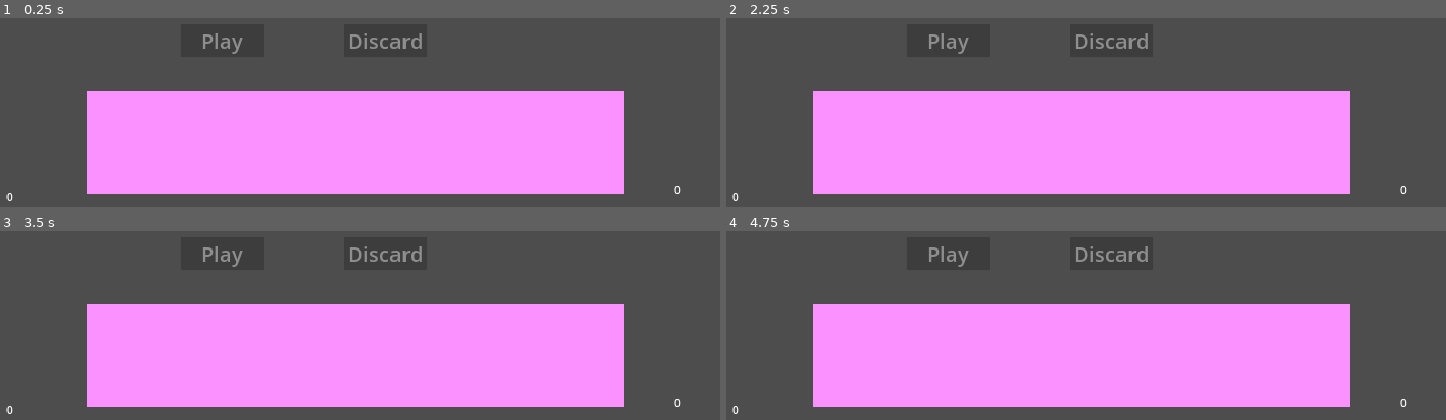
Above: before the commit, frames 1-4 (two rows, left to right).
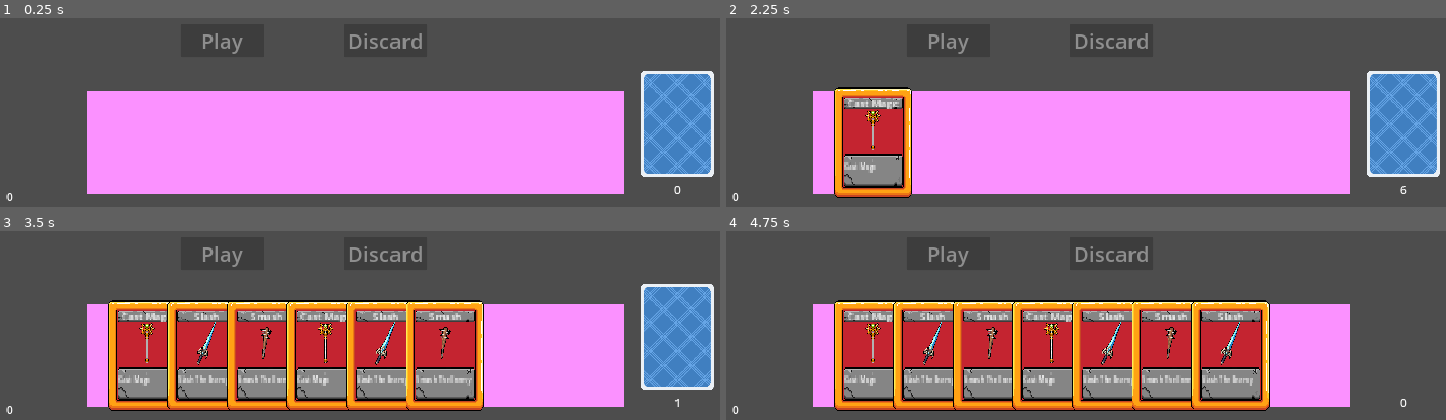
Above: after the commit, the same moments.

Repository: joverlee521/dragon-cards
Game: Godot game, scene res://scenes/card_battle/card_battle.tscn
Two runs of this game, one before a commit and one after it. Both use one fixed random seed, a clock stepped at 60 frames per second and the inputs below. The project has no main scene, so this scene is started directly.
Inputs (mouse positions are in pixels of both pictures, inside the frame that each line leads up to):
- Up to frame 1 (0.25 s): no input
- Up to frame 2 (2.25 s): tap Enter at 0.5, 2 s; move the mouse to (outside the picture) at 0.52 s; press the mouse at (outside the picture) at 0.53 s; tap Space at 1.25 s; move the mouse to (outside the picture) at 1.27 s; release the mouse at (outside the picture) at 1.28 s; click (outside the picture) at 1.35 s; move the mouse to (outside the picture) at 2.02 s; press the mouse at (outside the picture) at 2.03 s
- Up to frame 3 (3.5 s): move the mouse to (316, 291) at 2.77 s; release the mouse at (316, 291) at 2.78 s; click (316, 291) at 2.85 s
- Up to frame 4 (4.75 s): move the mouse to (1316, 268) at 3.52 s; press the mouse at (1316, 268) at 3.53 s; tap Space at 4.25 s; move the mouse to (outside the picture) at 4.27 s; release the mouse at (outside the picture) at 4.28 s; click (outside the picture) at 4.35 s

The runs differ from the first frame. In frame 1, 5.7% of the frame differs, in the area x 89-100%, y 28-85%; in frame 2, 12%; in frame 3, 36%, in the area x 15-100%, y 28-96%; in frame 4, 36%.
Error before the commit: Parse Error: Too many arguments for "new()" call. Expected at most 3 but received 4. (res://scenes/card_battle/play_deck.gd:11)

Commit message:
Clean up print statements and export Deck cards

Diff:
--- a/scenes/card_battle/card_battle.gd
+++ b/scenes/card_battle/card_battle.gd
@@ -15,7 +15,6 @@
 
 
 func deal_cards(num: int) -> void:
-	print("DEAL CARDS")
 	for n in range(num):
 		await get_tree().create_timer(0.2).timeout
 		$PlayDeck.deal_card()
--- a/scenes/card_battle/deck.gd
+++ b/scenes/card_battle/deck.gd
@@ -5,8 +5,7 @@
 
 @export var image: CompressedTexture2D
 @export var card_scene: PackedScene
-
-var cards: Array[CardAttributes] = []
+@export var cards: Array[CardAttributes] = []
 
 
 func _ready():
--- a/scenes/card_battle/play_deck.gd
+++ b/scenes/card_battle/play_deck.gd
@@ -6,11 +6,6 @@
 
 func _ready():
 	super()
-	# Uncomment for debugging
-	for i in range(20):
-		add_card(CardAttributes.new(i,i,i, load("res://art/cards/back01.png")))
-
-	shuffle()
 
 
 func deal_card() -> void:
--- a/scenes/card_battle/play_deck.tscn
+++ b/scenes/card_battle/play_deck.tscn
@@ -1,10 +1,14 @@
-[gd_scene load_steps=3 format=3 uid="uid://dpv1vfcpjsw7v"]
+[gd_scene load_steps=6 format=3 uid="uid://dpv1vfcpjsw7v"]
 
 [ext_resource type="PackedScene" uid="uid://dl4gghili6mnw" path="res://scenes/card_battle/deck.tscn" id="1_g6v0r"]
 [ext_resource type="Script" path="res://scenes/card_battle/play_deck.gd" id="2_f1bpe"]
+[ext_resource type="Resource" uid="uid://b3nwx43xccah1" path="res://resources/cards/CastMagic.tres" id="3_lyh6w"]
+[ext_resource type="Resource" uid="uid://cmad7q4pejruw" path="res://resources/cards/Slash.tres" id="4_nyqth"]
+[ext_resource type="Resource" uid="uid://xxyq4bwqpcwh" path="res://resources/cards/Smash.tres" id="5_vo05e"]
 
 [node name="PlayDeck" instance=ExtResource("1_g6v0r")]
 script = ExtResource("2_f1bpe")
+cards = Array[Resource("res://resources/cards/card.gd")]([ExtResource("3_lyh6w"), ExtResource("4_nyqth"), ExtResource("5_vo05e"), ExtResource("3_lyh6w"), ExtResource("4_nyqth"), ExtResource("5_vo05e"), ExtResource("4_nyqth")])
 
 [node name="DeckImage" parent="." index="0"]
 texture = null
--- a/scenes/cards/card.gd
+++ b/scenes/cards/card.gd
@@ -14,7 +14,6 @@
 	if attributes:
 		if attributes.card_background:
 			$CardBackground.texture = attributes.card_background
-			print(attributes.card_background)
 		if attributes.card_border:
 			$CardBackground/CardBorder.texture = attributes.card_border
 		if attributes.card_art:
